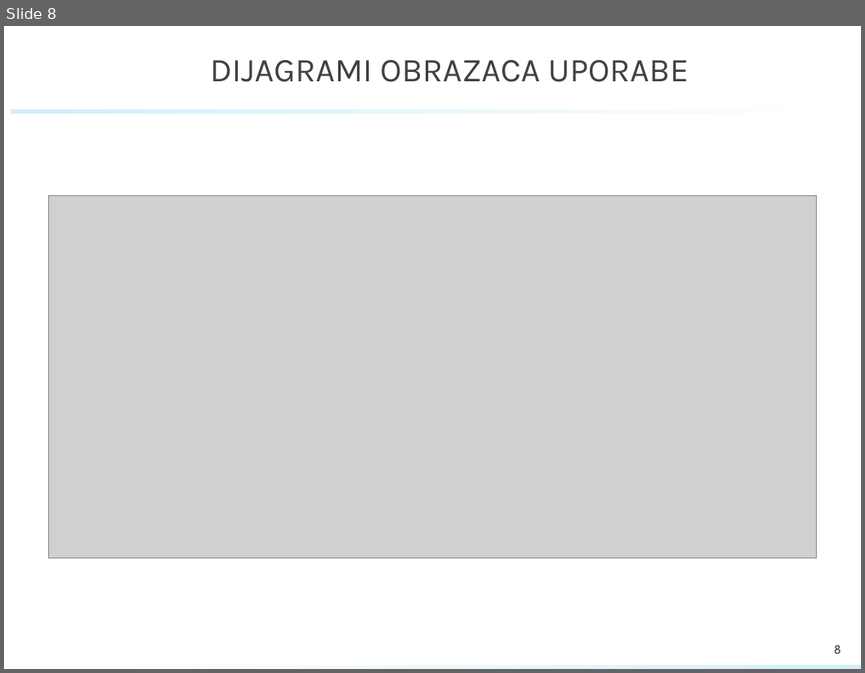
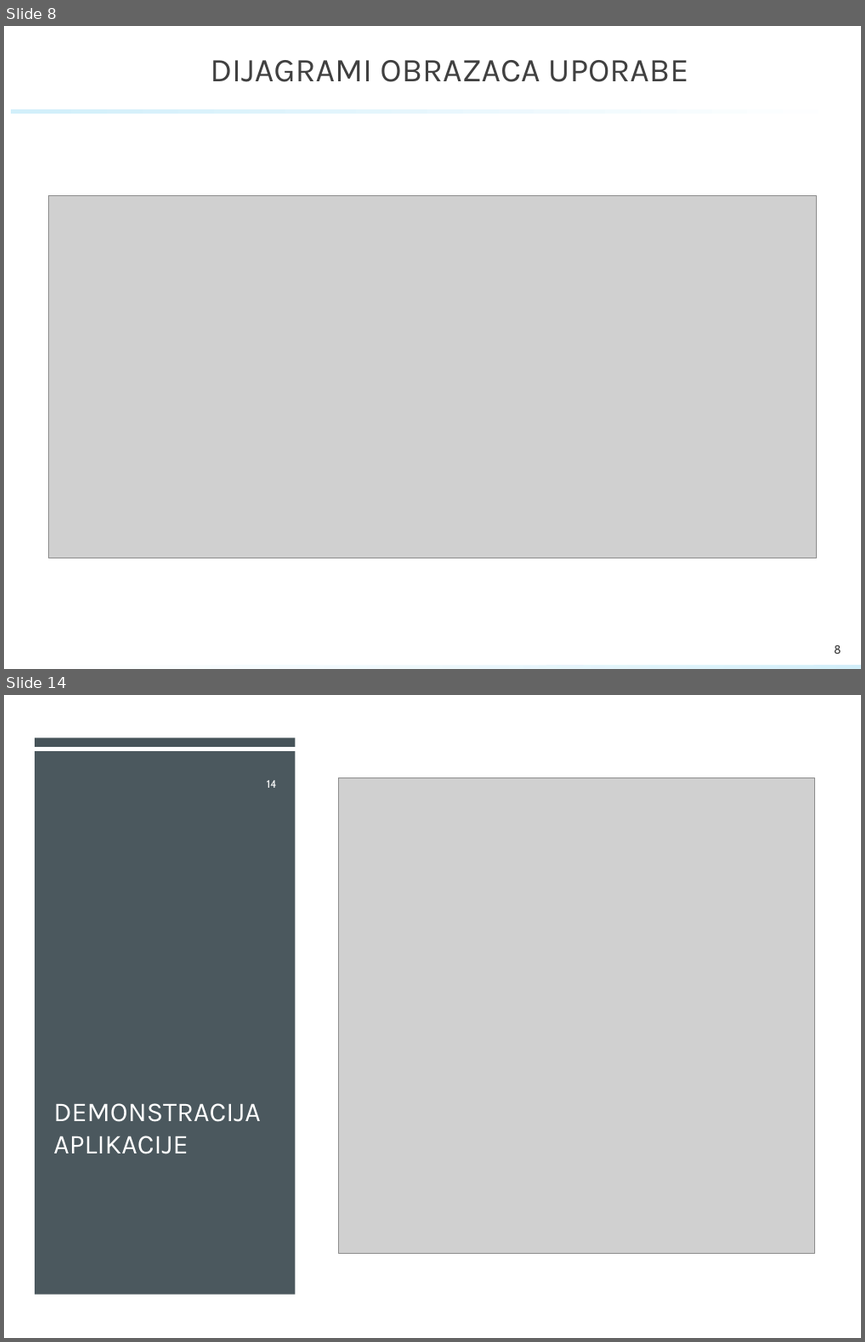
Before and after one commit to karlokus/RestoraniZEGE, a slide deck: dokumentacija/PROINZ_TG16.01_restoraniZEGE.pptx. Shown one above the other, each under a label of ours: slide 8 before the commit, slides 8 and 14 after it; the slides between them are not shown. The pictures are 865x673 and 865x1342 pixels, drawn with LibreOffice and Linux fonts; fonts in the diff are those of the drawing; grey boxes stand for pictures; background and template pictures are left out. Boxes give left, top, right and bottom in pixels: in the first picture for what was removed or moved away, otherwise in the second. Text is boxed around its words. In the diff, an @@ line names an element or a change of style, - is before the commit and + after.

```diff
--- a/dokumentacija/PROINZ_TG16.01_restoraniZEGE.pptx
+++ b/dokumentacija/PROINZ_TG16.01_restoraniZEGE.pptx
@@ slide 14 added at [4, 695, 861, 1338], background #FFFFFF; not listed: 1 template element that a slide beside it also shows @@
@@ rectangle added at [4, 695, 861, 1338], fill #FFFFFF @@
@@ rectangle added at [35, 737, 296, 746], fill #465359 @@
@@ rectangle added at [35, 752, 296, 1294], fill #465359 at 97% opacity @@
@@ page number added at [267, 780, 277, 788], 9 pt, text #FFFFFF @@
+14
@@ picture added at [339, 777, 815, 1253] @@
@@ title added at [53, 1103, 260, 1154], 23 pt, text #FFFFFF @@
+DEMONSTRACIJA APLIKACIJE
```
Also in this commit, not shown: 2 slides changed, 4 other slides added.
